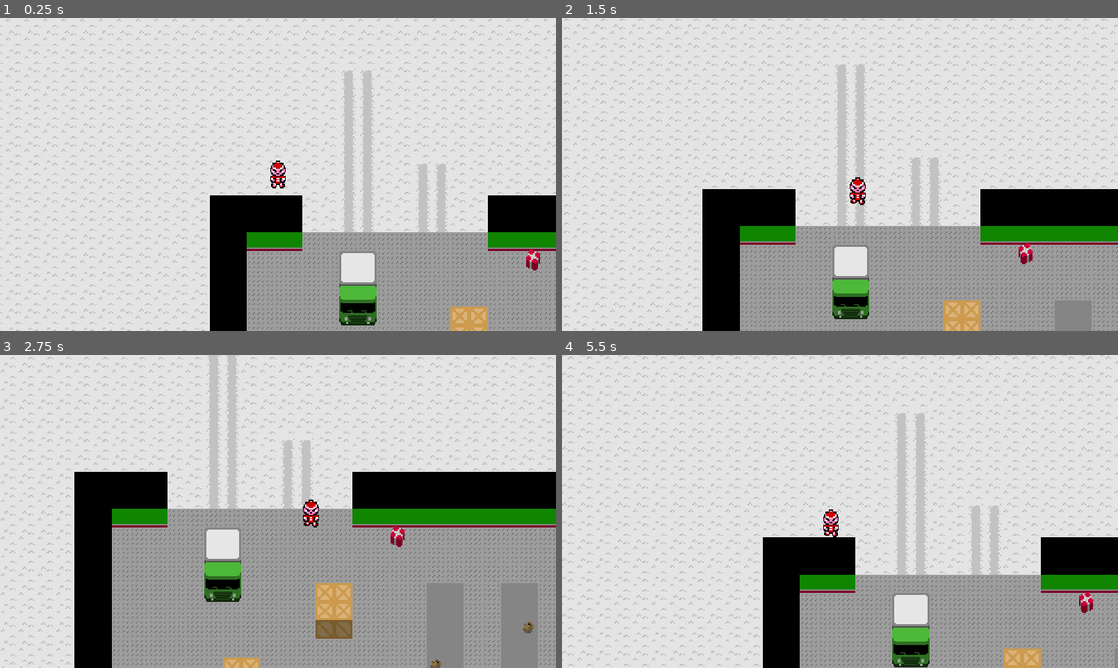
Above: before the commit, frames 1-4 (two rows, left to right).
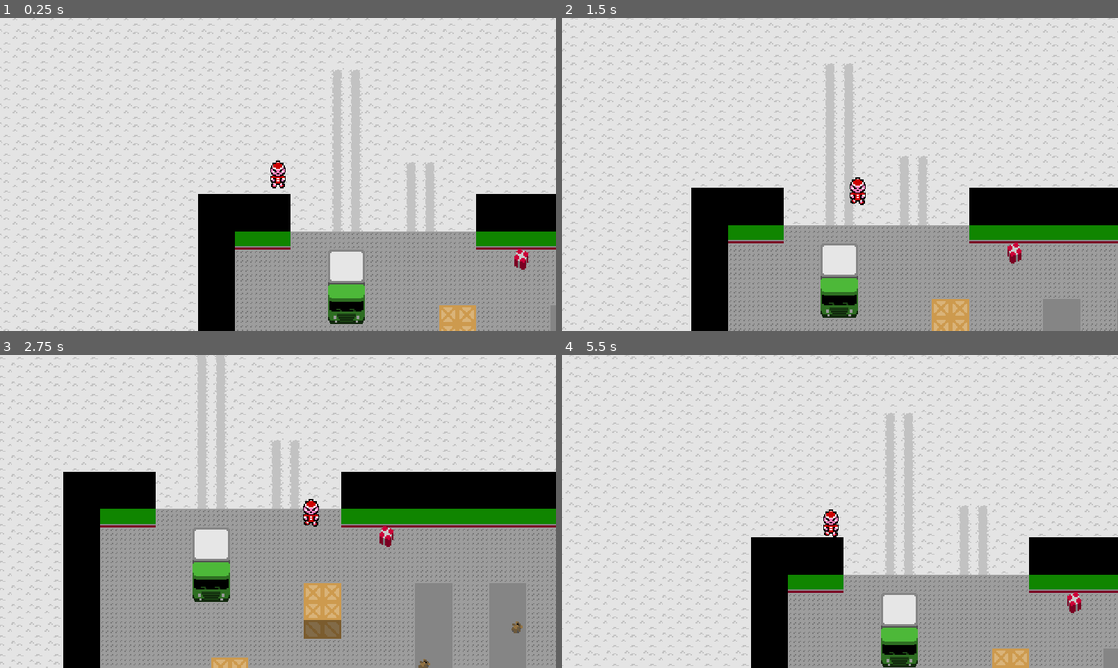
Above: after the commit, the same moments.

Repository: rthurmed/RobbingSanta
Game: Godot game, scene res://Main.tscn
The game is run twice, just before and just after one commit, with the same random seed, the same clock (stepped at 60 frames per second) and the same inputs.
Inputs:
- Up to frame 1 (0.25 s): no input
- Up to frame 2 (1.5 s): hold Right (move_right) 0.53-1.28 s; hold Down (move_down) from 1.28 s (still down)
- Up to frame 3 (2.75 s): release Down (move_down) at 2.03 s; hold Right (move_right) from 2.03 s (still down)
- Up to frame 4 (5.5 s): release Right (move_right) at 2.78 s; hold Up (move_up) 2.78-3.53 s; hold Left (move_left) 3.53-5.03 s; hold Down (move_down) from 5.03 s (still down)

The runs differ from the first frame. In frame 1, 24% of the frame differs, in the area x 0-100%, y 0-100%; in frame 2, 24%; in frame 3, 24%; in frame 4, 24%.

Commit message:
Elf movement pattern

Diff:
--- a/Elf.gd
+++ b/Elf.gd
@@ -2,6 +2,8 @@
 
 const SPEED = 50
 var follow
+
+var facing = 0.0
 
 func _ready():
 	if get_parent() is PathFollow2D:
@@ -9,4 +11,35 @@
 
 func _physics_process(delta):
 	if follow:
+		var initial = global_position
 		follow.set_offset(follow.get_offset() + SPEED * delta)
+
+		facing = global_position.angle_to_point(initial)
+		$ViewArea.rotation = facing
+
+		var deg_facing = int(rad2deg(facing))
+
+		# 135 > || < -135	left
+		# -135 < X < -45	up
+		# -45 < X < 45		right
+		# 45 < X < 135		down
+
+		# Left
+		if 135 > deg_facing || deg_facing < -135:
+			$AnimatedSprite.play("side")
+			$AnimatedSprite.flip_h = true
+
+		# Up
+		if -135 < deg_facing && deg_facing < -45:
+			$AnimatedSprite.play("up")
+			$AnimatedSprite.flip_h = false
+
+		# Right
+		if -45 < deg_facing && deg_facing < 45:
+			$AnimatedSprite.play("side")
+			$AnimatedSprite.flip_h = false
+
+		# Down
+		if 45 < deg_facing && deg_facing < 135:
+			$AnimatedSprite.play("down")
+			$AnimatedSprite.flip_h = false
--- a/Elf.tscn
+++ b/Elf.tscn
@@ -94,7 +94,7 @@
 
 [node name="AnimatedSprite" type="AnimatedSprite" parent="."]
 frames = SubResource( 11 )
-animation = "downidle"
+animation = "down"
 playing = true
 
 [node name="CollisionShape2D" type="CollisionShape2D" parent="."]
--- a/Main.tscn
+++ b/Main.tscn
@@ -338,6 +338,11 @@
 "points": PoolVector2Array( 0, 0, 0, 0, 522, 117, 0, 0, 0, 0, 522, 262, 0, 0, 0, 0, 534, 262, 0, 0, 0, 0, 534, 117, 0, 0, 0, 0, 523, 117 )
 }
 
+[sub_resource type="Curve2D" id=22]
+_data = {
+"points": PoolVector2Array( 0, 0, 0, 0, 582, 158, 0, 0, 0, 0, 871, 158, 0, 0, 0, 0, 871, 277, 0, 0, 0, 0, 859, 277, 0, 0, 0, 0, 858, 166, 0, 0, 0, 0, 582, 166, 0, 0, 0, 0, 582, 161 )
+}
+
 [node name="Main" type="Node2D"]
 
 [node name="GroundTileMap" type="TileMap" parent="."]
@@ -354,7 +359,7 @@
 tile_data = PoolIntArray( -393202, 1610612750, 0, -393201, 1610612750, 0, -327666, 13, 0, -327665, 13, 0, -262130, 13,  …(11561 unchanged characters)…
 
 [node name="Player" parent="." instance=ExtResource( 2 )]
-position = Vector2( 171, -2 )
+position = Vector2( 181, -1 )
 
 [node name="Camera2D" type="Camera2D" parent="Player"]
 current = true
@@ -387,3 +392,12 @@
 
 [node name="Elf" parent="Paths/Path2D1/PathFollow2D" instance=ExtResource( 4 )]
 rotation = -1.97247
+
+[node name="Path2D2" type="Path2D" parent="Paths"]
+curve = SubResource( 22 )
+
+[node name="PathFollow2D" type="PathFollow2D" parent="Paths/Path2D2"]
+position = Vector2( 582, 158 )
+rotate = false
+
+[node name="Elf" parent="Paths/Path2D2/PathFollow2D" instance=ExtResource( 4 )]
Not shown: 1 places in Main.tscn that only renumber resources
